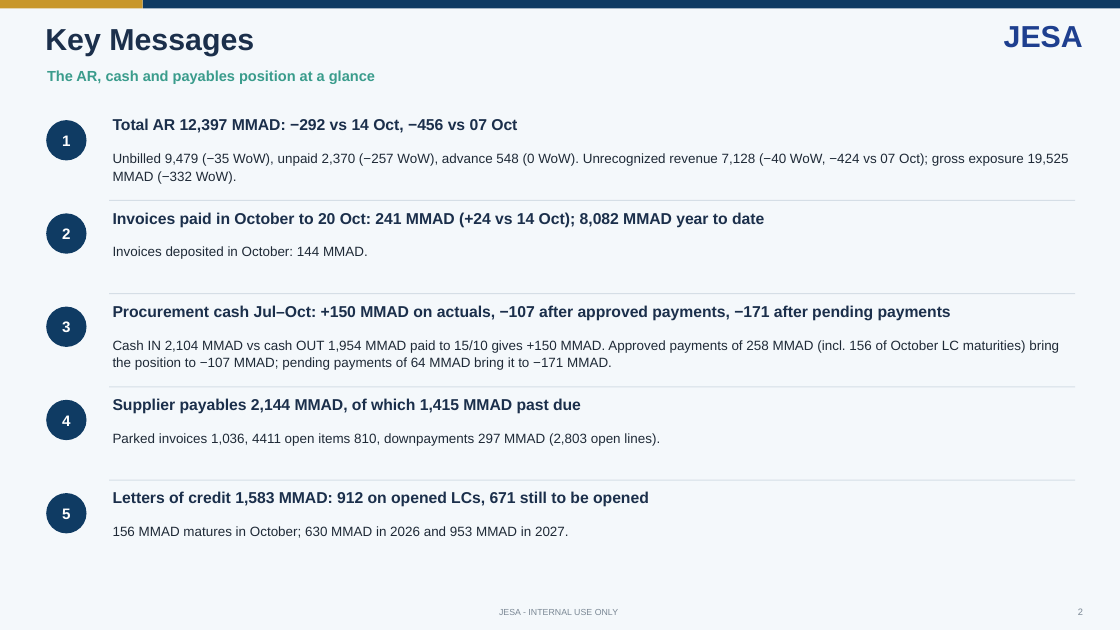
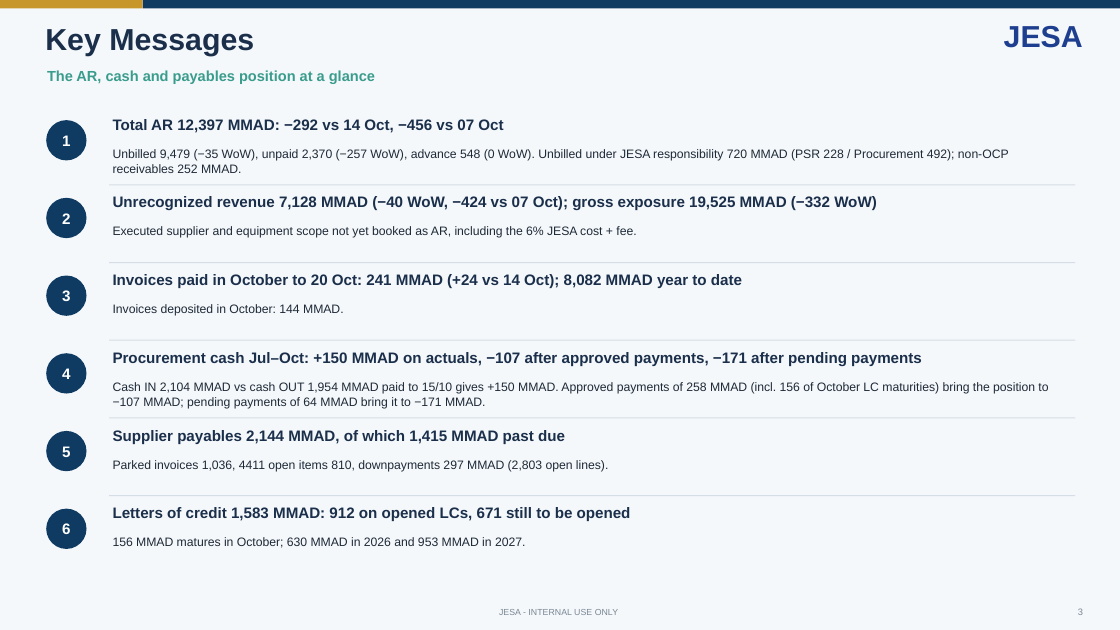
Before and after one commit to cherkaouihassan-art/Skills-Repo, a slide deck: slide 3 of weekly-ar-cash-deck/output/JESA_AR_Cash_Position_2026-10-21.pptx (slide 2 before the commit). Drawn at 1120x630 pixels with LibreOffice and Linux fonts; fonts in the diff are those of the drawing. Boxes give left, top, right and bottom in pixels: in the first picture for what was removed or moved away, otherwise in the second. Text is boxed around its words. In the diff, an @@ line names an element or a change of style, - is before the commit and + after.

```diff
--- a/weekly-ar-cash-deck/output/JESA_AR_Cash_Position_2026-10-21.pptx
+++ b/weekly-ar-cash-deck/output/JESA_AR_Cash_Position_2026-10-21.pptx
@@ text at (x1=113, y1=149, x2=1009, y2=173): text changed; size 11.5 to 10.5 pt @@
-Unbilled 9,479 (−35 WoW), unpaid 2,370 (−257 WoW), advance 548 (0 WoW). Unrecognized revenue 7,128 (−40 WoW, −424 vs 07 Oct); gross exposure 19,525 MMAD (−332 WoW).
+Unbilled 9,479 (−35 WoW), unpaid 2,370 (−257 WoW), advance 548 (0 WoW). Unbilled under JESA responsibility 720 MMAD (PSR 228 / Procurement 492); non-OCP receivables 252 MMAD.
@@ ellipse "2" moved from (x1=46, y1=213, x2=87, y2=254) to (x1=46, y1=197, x2=87, y2=238) @@
@@ rectangle moved from (x1=109, y1=200, x2=1075, y2=201) to (x1=109, y1=184, x2=1075, y2=185) @@
@@ text added at (x1=113, y1=196, x2=877, y2=210), 13 pt, text #1B2F4B, bold @@
+Unrecognized revenue 7,128 MMAD (−40 WoW, −424 vs 07 Oct); gross exposure 19,525 MMAD (−332 WoW)
@@ text added at (x1=113, y1=226, x2=636, y2=238), 10.5 pt, text #1F2A37 @@
+Executed supplier and equipment scope not yet booked as AR, including the 6% JESA cost + fee.
@@ size 13.5 to 13 pt in 5 elements at (x1=113, y1=119, x2=503, y2=133), (x1=113, y1=507, x2=631, y2=521), (x1=113, y1=430, x2=565, y2=444), (x1=113, y1=352, x2=922, y2=366), (x1=113, y1=274, x2=742, y2=288) @@
@@ rectangle moved from (x1=109, y1=293, x2=1075, y2=294) to (x1=109, y1=262, x2=1075, y2=263) @@
@@ text "Invoices paid in October to ..." moved from (x1=113, y1=212, x2=764, y2=228) to (x1=113, y1=274, x2=742, y2=288) @@
@@ ellipse "3" moved from (x1=46, y1=307, x2=87, y2=347) to (x1=46, y1=276, x2=87, y2=316) @@
@@ size 11.5 to 10.5 pt; line spacing 1.1 to 1.05 in 4 elements at (x1=113, y1=537, x2=525, y2=548), (x1=113, y1=460, x2=608, y2=472), (x1=113, y1=382, x2=1048, y2=409), (x1=113, y1=304, x2=344, y2=316) @@
@@ text "Invoices deposited in October: 144 ..." moved from (x1=113, y1=246, x2=368, y2=259) to (x1=113, y1=304, x2=344, y2=316) @@
@@ ellipse "4" moved from (x1=46, y1=400, x2=87, y2=440) to (x1=46, y1=354, x2=87, y2=394) @@
@@ rectangle moved from (x1=109, y1=386, x2=1075, y2=387) to (x1=109, y1=339, x2=1075, y2=340) @@
@@ text "Procurement cash Jul–Oct: +150 MMAD ..." moved from (x1=113, y1=305, x2=951, y2=321) to (x1=113, y1=352, x2=922, y2=366) @@
@@ text "Cash IN 2,104 MMAD vs ..." moved from (x1=113, y1=340, x2=1059, y2=370) to (x1=113, y1=382, x2=1048, y2=409) @@
@@ rectangle moved from (x1=109, y1=480, x2=1075, y2=481) to (x1=109, y1=418, x2=1075, y2=418) @@
@@ ellipse "5" moved from (x1=46, y1=493, x2=87, y2=534) to (x1=46, y1=431, x2=87, y2=471) @@
@@ text "Supplier payables 2,144 MMAD, of ..." moved from (x1=113, y1=398, x2=581, y2=414) to (x1=113, y1=430, x2=565, y2=444) @@
@@ text "Parked invoices 1,036, 4411 open ..." moved from (x1=113, y1=433, x2=660, y2=446) to (x1=113, y1=460, x2=608, y2=472) @@
@@ ellipse added at (x1=46, y1=508, x2=87, y2=549), fill #0F3B63, 13 pt, text #FFFFFF, bold @@
+6
@@ text "Letters of credit 1,583 MMAD: ..." moved from (x1=113, y1=491, x2=649, y2=507) to (x1=113, y1=507, x2=631, y2=521) @@
@@ rectangle added at (x1=109, y1=495, x2=1075, y2=496), fill #D5DEE6 @@
@@ text "156 MMAD matures in October; ..." moved from (x1=113, y1=526, x2=569, y2=538) to (x1=113, y1=537, x2=525, y2=548) @@
```
Also in this commit, not shown: 34 other slides changed, 1 slide added, 4 other files.
